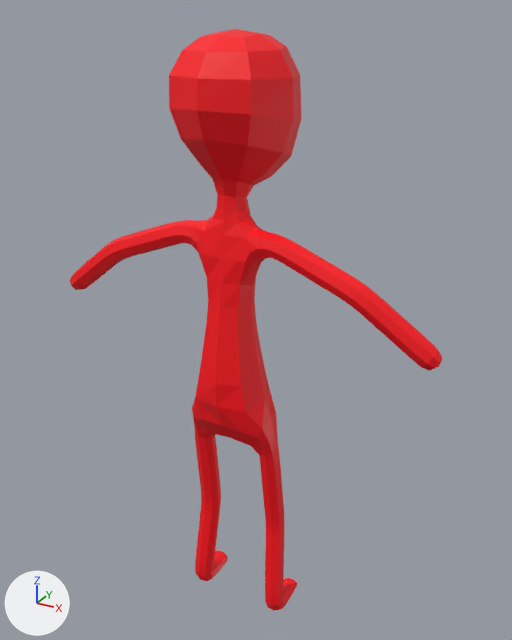
The Blender file models/Stickman.blend: old version first, new version second.
Camera for both pictures: a 50 mm camera at (6.8, -11.42, 12.97) aimed at (0.14, 0.69, 6.92). Arrows for +X, +Y and +Z are at lower left; the lights stay in place. The older version comes first. The same objects are shown in both versions, whatever each file hides.

In view in the first picture: 'Body'.
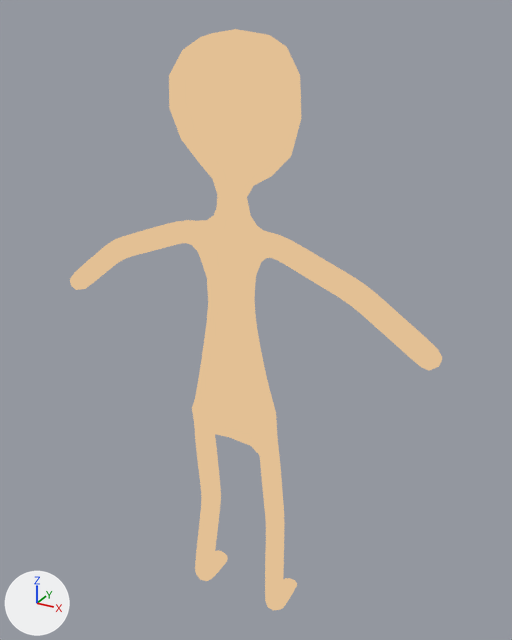
What differs and where, as boxes (x1, y1, x2, y2) in the pictures (512 x 640 px):
'Body', surface changed (red to beige)
    both: (70, 29, 442, 611)

Edits to the bpy script that builds the scene:
```text
Add img_stickmantexture:
    img_stickmantexture = load_image('StickmanTexture', 'StickmanTexture.png', 1024, 1024, 'sRGB')
Change mat_material_001:
    remove n0 = _N.new('ShaderNodeBsdfPrincipled'); n0.name = 'Principled BSDF'
    remove n0.inputs[0].default_value = (1.0, 0.0, 0.00658, 1.0)  # 'Base Color', red #ff0013
    where n1 = _N.new('ShaderNodeOutputMaterial'); n1.name = 'Material Output'
    remove _L.new(n0.outputs[0], n1.inputs[0])  # 'BSDF' to 'Surface'
    add n2 = _N.new('ShaderNodeTexImage'); n2.name = 'Image Texture'
    add n2.image = img_stickmantexture
    add _L.new(n2.outputs[0], n1.inputs[0])  # 'Color' to 'Surface'
```
